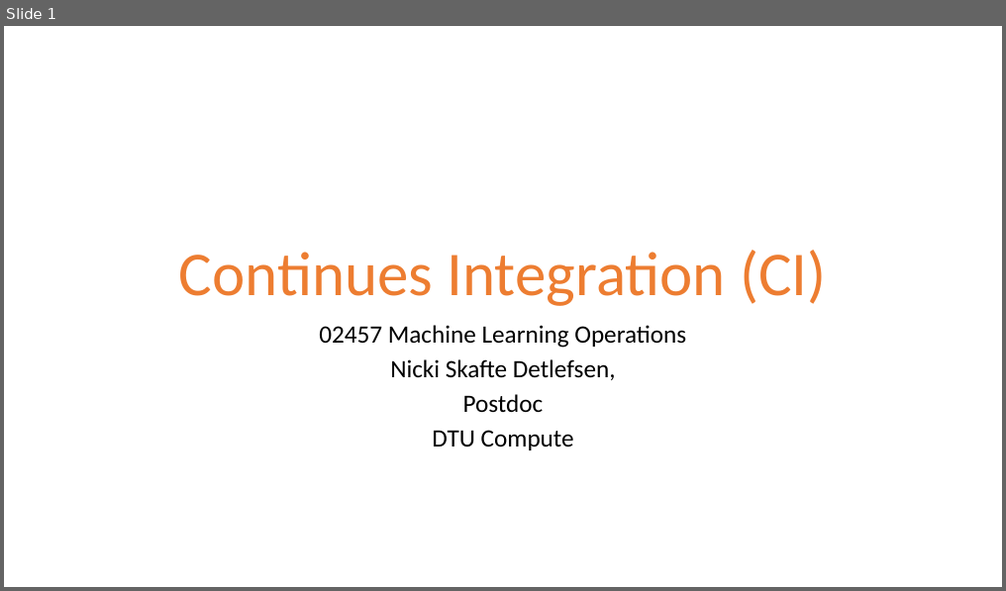
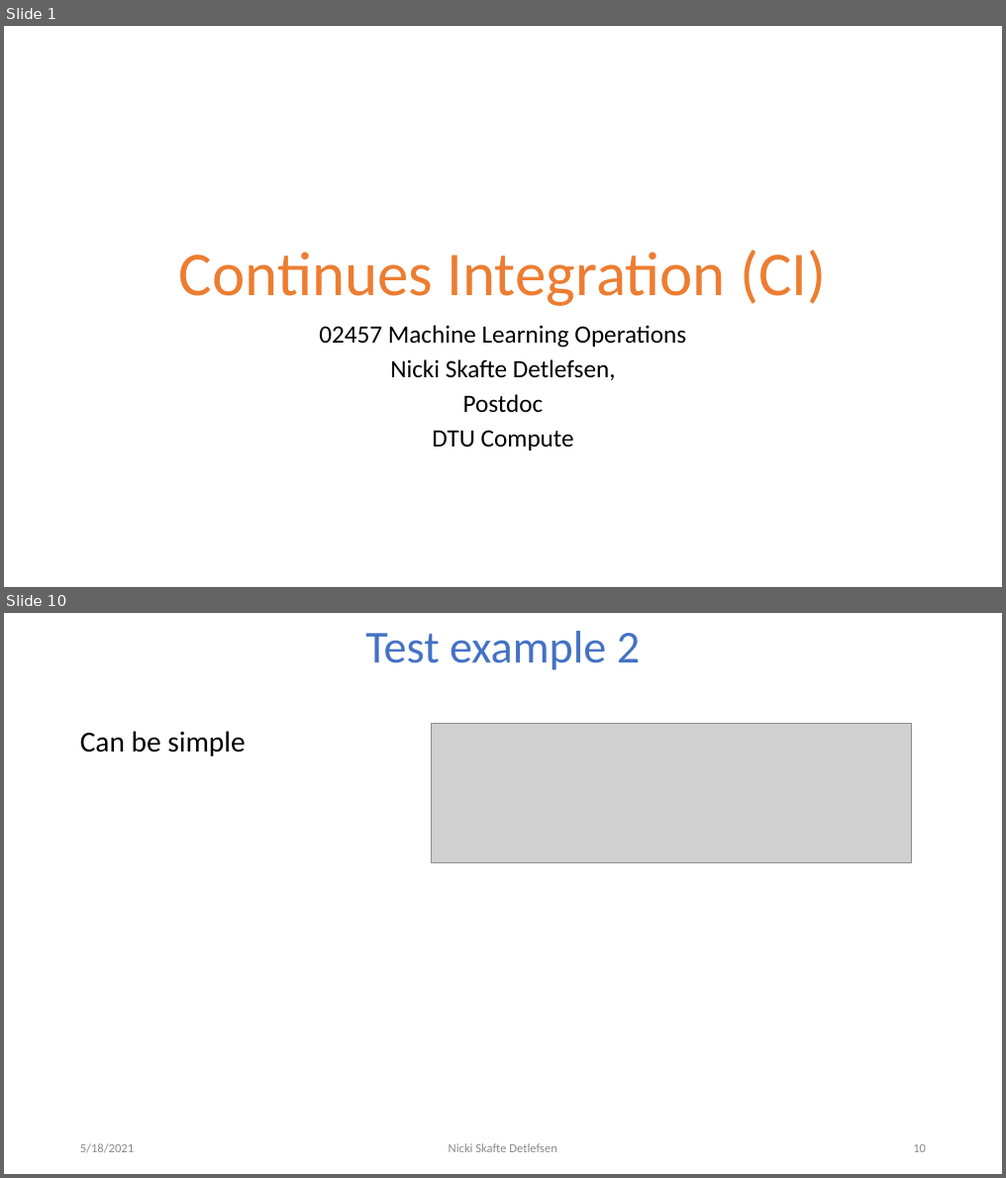
Before and after one commit to DeepEasterbunny/dtu_mlops, a slide deck: 04_continues_integration/ci.pptx. Shown one above the other, each under a label of ours: slide 1 before the commit, slides 1 and 10 after it; the slides between them are not shown. The pictures are 1006x591 and 1006x1178 pixels, drawn with LibreOffice and Linux fonts; fonts in the diff are those of the drawing; grey boxes stand for pictures; background and template pictures are left out. Boxes give left, top, right and bottom in pixels: in the first picture for what was removed or moved away, otherwise in the second. Text is boxed around its words. In the diff, an @@ line names an element or a change of style, - is before the commit and + after.

```diff
--- a/04_continues_integration/ci.pptx
+++ b/04_continues_integration/ci.pptx
@@ slide 10 added at [4,613,1002,1174], background #FFFFFF @@
@@ title added at [365,631,640,670], 44 pt, text #4472C4 @@
+Test example 2
@@ text added at [80,731,245,757], 28 pt, text #000000 @@
+Can be simple
@@ picture added at [432,723,912,862] @@
@@ text added at [80,1144,134,1154], 12 pt, text #8C8C8C @@
+5/18/2021
@@ text added at [449,1144,557,1153], 12 pt, text #8C8C8C @@
+Nicki Skafte Detlefsen
@@ page number added at [913,1145,926,1153], 12 pt, text #8C8C8C @@
+10
```
Also in this commit, not shown: 4 slides changed, 9 other slides added.
